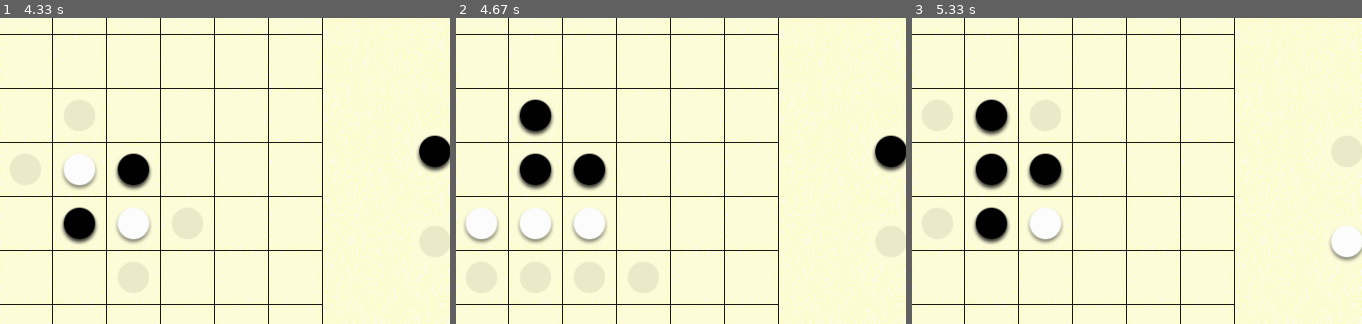
Above: before the commit, frames 1-3 (left to right).
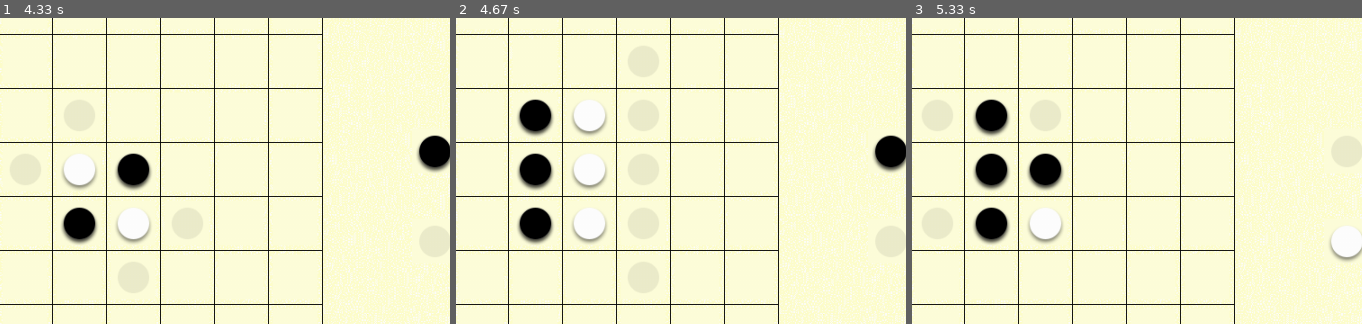
Above: after the commit, the same moments.

Repository: hyejiea/Othello-Pygame
Game: pygame game, started from othello/othelloGUI.py
Same seed, same stepped clock (60 frames per second), same inputs: the game is played once before the commit and once after it.
Inputs (mouse positions are % of the whole screen's width and height, from its top left):
- Up to frame 1 (4.33 s): no input
- Up to frame 2 (4.67 s): click (28, 32) at 4.38 s
- Up to frame 3 (5.33 s): tap B at 4.67, 5.17 s
The pictures show only the part of the screen within x 22-72%, y 21-71%; the shares and areas given below are measured in that part.

Frame 1 is identical in both runs. In frame 2, 2.8% of the frame differs, in the area x 1-34%, y 26-74%; in frame 3, nothing differs.

Commit message:
Update othello.AI

Diff:
--- a/othello/othelloAI.py
+++ b/othello/othelloAI.py
@@ -1,6 +1,3 @@
-from Othello import *
-
-
 class ChessboardTreeNode:
 
     def __init__(self, chessboard):
@@ -8,14 +5,12 @@
         # self.kids: {(i, j): node}
         self.kids = {}
         self.chessboard = chessboard
-        chessboard = Chessboard()
-
 
     def getScore(self):
         chessboard = self.chessboard
         return 100 * (chessboard.count_stable_white - chessboard.count_stable_black) \
-            + (chessboard.count_total_stable_direct_white - chessboard.count_total_stable_direct_black) \
-            + (chessboard.black_m - chessboard.white_m)
+            + (chessboard.count_total_stable_direct_white
+               - chessboard.count_total_stable_direct_black)
 
 
 class ChessboardTree:
@@ -23,7 +18,7 @@
     def __init__(self, node):
         self.root = node
         # self.expandLayer >= 2
-        self.expandLayer = 4
+        self.expandLayer = 2
 
     def expandTree(self):
         node = self.root
@@ -100,7 +95,6 @@
         else:
             node.chessboard.updateStable()
             node.chessboard.updateCount()
-            node.chessboard.update_mobility()
             score = node.getScore()
             # print('layer:', layer, 'leaf:', node.score)
             return score
@@ -120,6 +114,7 @@
         # update
         chessboard_new.reverse(set_i, set_j)
         chessboard_new.updateAvailable()
+        # chessboard_new.updateStable()
         chessboard_new.updateCount()
 
         if chessboard_new.count_available == 0:
